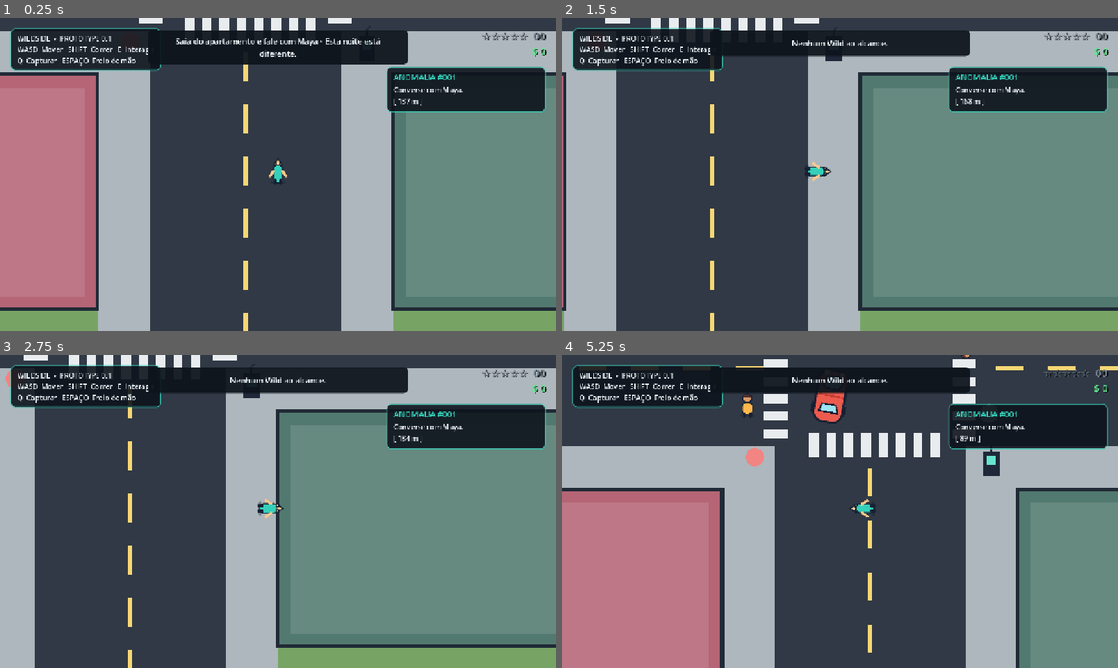
Above: before the commit, frames 1-4 (two rows, left to right).
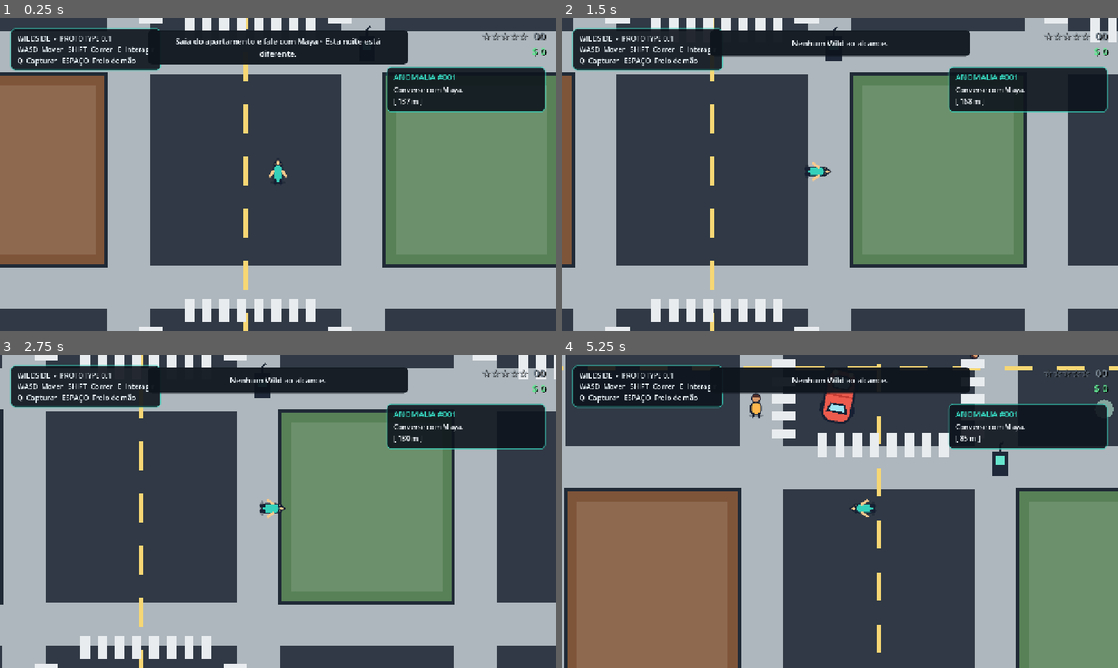
Above: after the commit, the same moments.

Repository: MiguelAlmeidaJ/Wildside
Game: Godot game, scene res://main.tscn
The game is run twice, just before and just after one commit, with the same random seed, the same clock (stepped at 60 frames per second) and the same inputs.
Inputs:
- Up to frame 1 (0.25 s): no input
- Up to frame 2 (1.5 s): tap Enter at 0.5 s; hold D (move_right) 0.53-1.28 s; hold Q (capture) 0.53-1.28 s; hold Space (brake) from 1.28 s (still down); tap E (interact) at 1.35 s
- Up to frame 3 (2.75 s): release Space (brake) at 2.03 s; hold D (move_right) from 2.03 s (still down); hold Shift (run) from 2.03 s (still down)
- Up to frame 4 (5.25 s): release D (move_right) at 2.78 s; release Shift (run) at 2.78 s; hold W (move_up) 2.78-3.53 s; tap Q (capture) at 2.85 s; hold E (interact) 3.53-4.28 s; hold A (move_left) 3.53-5.03 s; tap Shift (run) at 4.35 s; hold Space (brake) from 5.03 s (still down); hold Q (capture) from 5.03 s (still down)

The runs differ from the first frame. In frame 1, 32% of the frame differs, in the area x 0-100%, y 0-100%; in frame 2, 32%; in frame 3, 34%; in frame 4, 31%.

Commit message:
Expand city with new districts and roads

Diff:
--- a/scripts/world/city.gd
+++ b/scripts/world/city.gd
@@ -1,57 +1,81 @@
 extends Node2D
 
-const CITY_RECT := Rect2(-1200.0, -900.0, 2400.0, 1800.0)
+const CITY_RECT := Rect2(-1800.0, -900.0, 3600.0, 2700.0)
 const BUILDINGS := [
-	[Rect2(-1120.0, -820.0, 780.0, 540.0), Color("#355070")],
-	[Rect2(340.0, -820.0, 780.0, 540.0), Color("#6d597a")],
-	[Rect2(-1120.0, 280.0, 780.0, 540.0), Color("#b56576")],
-	[Rect2(340.0, 280.0, 780.0, 540.0), Color("#52796f")],
+	[Rect2(-1720.0, -820.0, 420.0, 540.0), Color("#355070")],
+	[Rect2(-720.0, -820.0, 400.0, 540.0), Color("#6d597a")],
+	[Rect2(320.0, -820.0, 400.0, 540.0), Color("#52796f")],
+	[Rect2(1300.0, -820.0, 420.0, 540.0), Color("#b56576")],
+	[Rect2(-1720.0, 280.0, 420.0, 440.0), Color("#4a6fa5")],
+	[Rect2(-720.0, 280.0, 400.0, 440.0), Color("#7f5539")],
+	[Rect2(320.0, 280.0, 400.0, 440.0), Color("#588157")],
+	[Rect2(1300.0, 280.0, 420.0, 440.0), Color("#9c6644")],
+	[Rect2(-1720.0, 1280.0, 420.0, 440.0), Color("#5c677d")],
+	[Rect2(-720.0, 1280.0, 400.0, 440.0), Color("#7b2cbf")],
+	[Rect2(320.0, 1280.0, 400.0, 440.0), Color("#386641")],
+	[Rect2(1300.0, 1280.0, 420.0, 440.0), Color("#bc6c25")],
 ]
+
+const ROAD_COLOR := Color("#303945")
+const SIDEWALK_COLOR := Color("#aeb7bd")
+const LANE_COLOR := Color("#f7d774")
 
 
 func _ready() -> void:
-	for index in BUILDINGS.size():
+	for index in range(BUILDINGS.size()):
 		_create_building(BUILDINGS[index][0], BUILDINGS[index][1], index)
 
-	_create_obstacle(Vector2(-270, -105), Color("#f6bd60"))
-	_create_obstacle(Vector2(275, 105), Color("#84a59d"))
-	_create_obstacle(Vector2(-265, 205), Color("#f28482"))
+	_create_obstacle(Vector2(-520, -95), Color("#f6bd60"))
+	_create_obstacle(Vector2(520, 95), Color("#84a59d"))
+	_create_obstacle(Vector2(-1010, 520), Color("#f28482"))
+	_create_obstacle(Vector2(1010, 1450), Color("#90be6d"))
 	_create_world_boundaries()
 	queue_redraw()
 
 
 func _draw() -> void:
-	# Grass and the two main avenues.
 	draw_rect(CITY_RECT, Color("#77a464"))
-	draw_rect(Rect2(-1200, -180, 2400, 360), Color("#303945"))
-	draw_rect(Rect2(-220, -900, 440, 1800), Color("#303945"))
 
-	# Sidewalks around the blocks.
-	var sidewalk := Color("#aeb7bd")
-	draw_rect(Rect2(-1200, -280, 980, 100), sidewalk)
-	draw_rect(Rect2(220, -280, 980, 100), sidewalk)
-	draw_rect(Rect2(-1200, 180, 980, 100), sidewalk)
-	draw_rect(Rect2(220, 180, 980, 100), sidewalk)
-	draw_rect(Rect2(-340, -900, 120, 620), sidewalk)
-	draw_rect(Rect2(220, -900, 120, 620), sidewalk)
-	draw_rect(Rect2(-340, 280, 120, 620), sidewalk)
-	draw_rect(Rect2(220, 280, 120, 620), sidewalk)
+	# Duas avenidas horizontais e três eixos verticais.
+	draw_rect(Rect2(-1800, -180, 3600, 360), ROAD_COLOR)
+	draw_rect(Rect2(-1800, 820, 3600, 360), ROAD_COLOR)
+	draw_rect(Rect2(-220, -900, 440, 2700), ROAD_COLOR)
+	draw_rect(Rect2(-1200, -900, 380, 2700), ROAD_COLOR)
+	draw_rect(Rect2(820, -900, 380, 2700), ROAD_COLOR)
 
-	# Dashed lane markings.
-	var line_color := Color("#f7d774")
-	for x in range(-1150, 1151, 120):
-		if abs(x) > 250:
-			draw_rect(Rect2(x, -5, 65, 10), line_color)
-	for y in range(-850, 851, 120):
-		if abs(y) > 210:
-			draw_rect(Rect2(-5, y, 10, 65), line_color)
+	# Calçadas horizontais.
+	draw_rect(Rect2(-1800, -280, 3600, 100), SIDEWALK_COLOR)
+	draw_rect(Rect2(-1800, 180, 3600, 100), SIDEWALK_COLOR)
+	draw_rect(Rect2(-1800, 720, 3600, 100), SIDEWALK_COLOR)
+	draw_rect(Rect2(-1800, 1180, 3600, 100), SIDEWALK_COLOR)
 
-	# Crosswalks make the intersection readable at driving speed.
+	# Calçadas verticais.
+	for x in [-1300, -820, -320, 220, 720, 1200]:
+		draw_rect(Rect2(x, -900, 100, 2700), SIDEWALK_COLOR)
+
+	# Faixas tracejadas das avenidas.
+	for x in range(-1750, 1751, 120):
+		draw_rect(Rect2(x, -5, 65, 10), LANE_COLOR)
+		draw_rect(Rect2(x, 995, 65, 10), LANE_COLOR)
+
+	for y in range(-850, 1751, 120):
+		draw_rect(Rect2(-5, y, 10, 65), LANE_COLOR)
+		draw_rect(Rect2(-1015, y, 10, 65), LANE_COLOR)
+		draw_rect(Rect2(1005, y, 10, 65), LANE_COLOR)
+
+	_draw_crosswalk(Vector2.ZERO)
+	_draw_crosswalk(Vector2(0, 1000))
+	_draw_crosswalk(Vector2(-1010, 0))
+	_draw_crosswalk(Vector2(1010, 0))
+
+
+func _draw_crosswalk(center: Vector2) -> void:
+	var crosswalk_color := Color("#e9ecef")
 	for offset in range(-140, 141, 40):
-		draw_rect(Rect2(offset, -205, 22, 55), Color("#e9ecef"))
-		draw_rect(Rect2(offset, 150, 22, 55), Color("#e9ecef"))
-		draw_rect(Rect2(-245, offset, 55, 22), Color("#e9ecef"))
-		draw_rect(Rect2(190, offset, 55, 22), Color("#e9ecef"))
+		draw_rect(Rect2(center.x + offset, center.y - 205, 22, 55), crosswalk_color)
+		draw_rect(Rect2(center.x + offset, center.y + 150, 22, 55), crosswalk_color)
+		draw_rect(Rect2(center.x - 245, center.y + offset, 55, 22), crosswalk_color)
+		draw_rect(Rect2(center.x + 190, center.y + offset, 55, 22), crosswalk_color)
 
 
 func _create_building(rect: Rect2, color: Color, index: int) -> void:
@@ -77,7 +101,7 @@
 	body.add_child(roof)
 
 	var inset := Polygon2D.new()
-	var inner := half - Vector2(30, 30)
+	var inner := half - Vector2(26, 26)
 	inset.polygon = PackedVector2Array([
 		Vector2(-inner.x, -inner.y), Vector2(inner.x, -inner.y),
 		Vector2(inner.x, inner.y), Vector2(-inner.x, inner.y)
@@ -122,10 +146,10 @@
 
 
 func _create_world_boundaries() -> void:
-	_create_boundary(Vector2(0, -1630), Vector2(2460, 60))
-	_create_boundary(Vector2(0, 930), Vector2(2460, 60))
-	_create_boundary(Vector2(-1230, -350), Vector2(60, 2560))
-	_create_boundary(Vector2(1230, -350), Vector2(60, 2560))
+	_create_boundary(Vector2(0, -1630), Vector2(3660, 60))
+	_create_boundary(Vector2(0, 1830), Vector2(3660, 60))
+	_create_boundary(Vector2(-1830, 100), Vector2(60, 3460))
+	_create_boundary(Vector2(1830, 100), Vector2(60, 3460))
 
 
 func _create_boundary(at: Vector2, size: Vector2) -> void:
